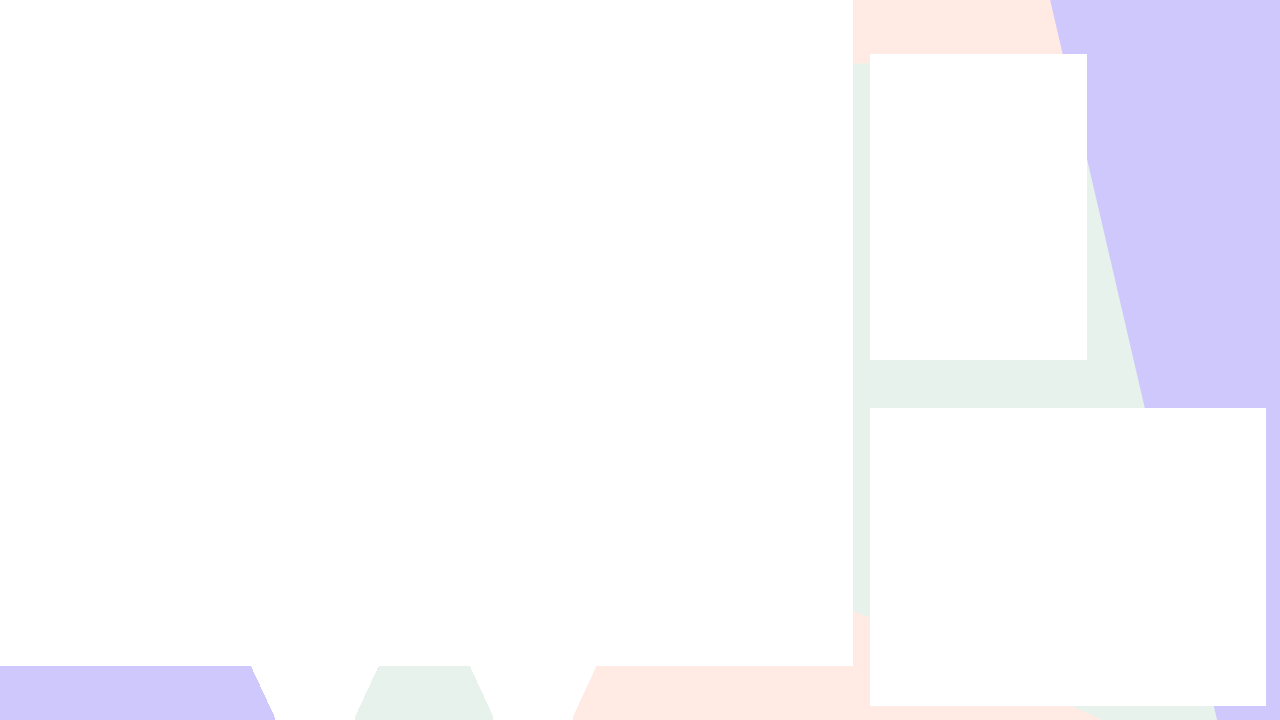
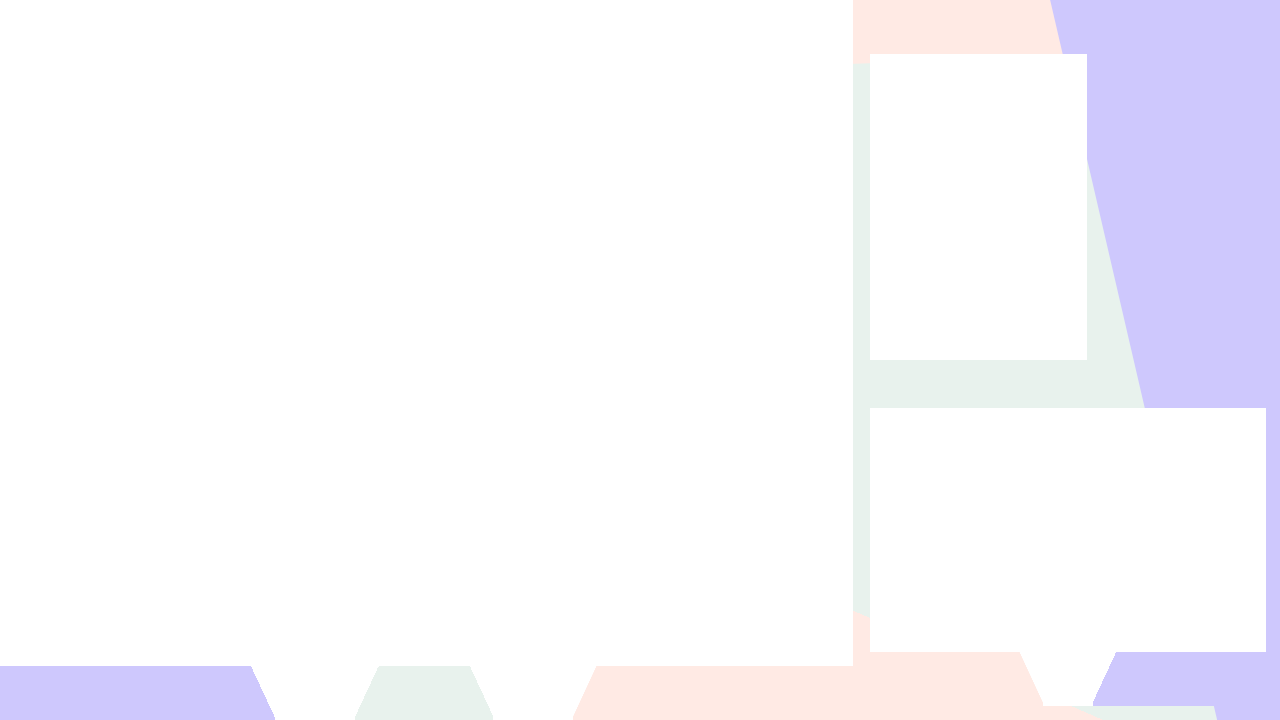
Layers edited between the first and the second (1280, 720) image:
painted on "Tan" over (x1=870, y1=652, x2=1266, y2=706)
